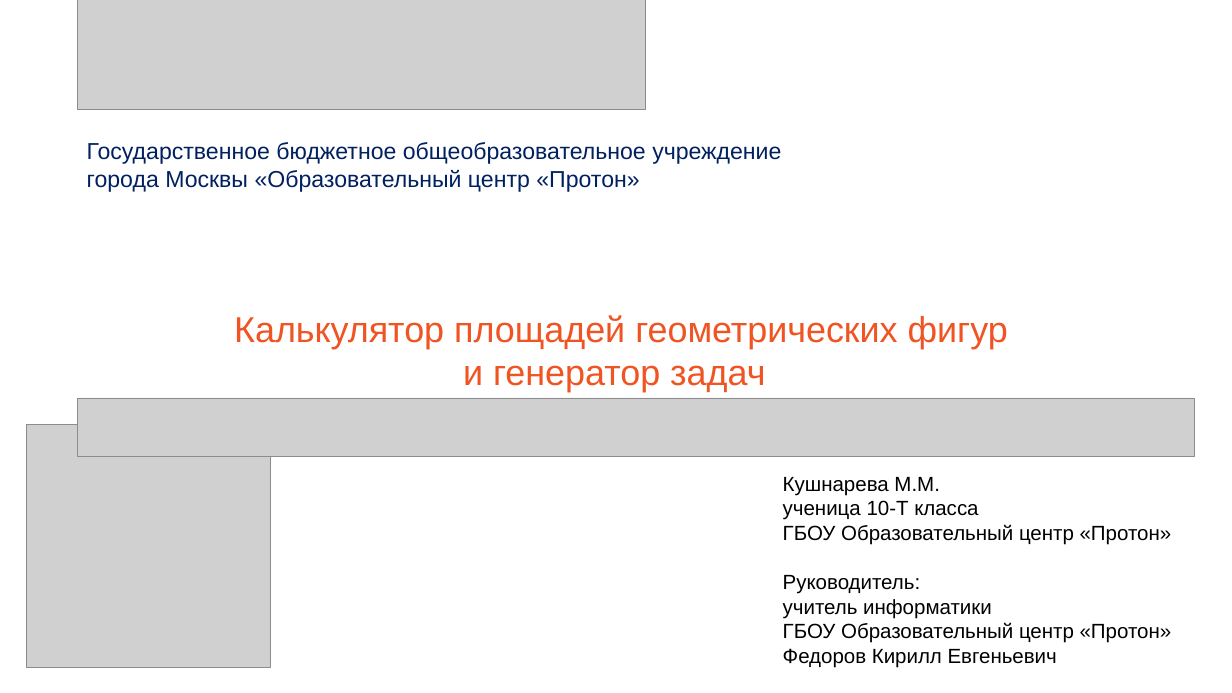
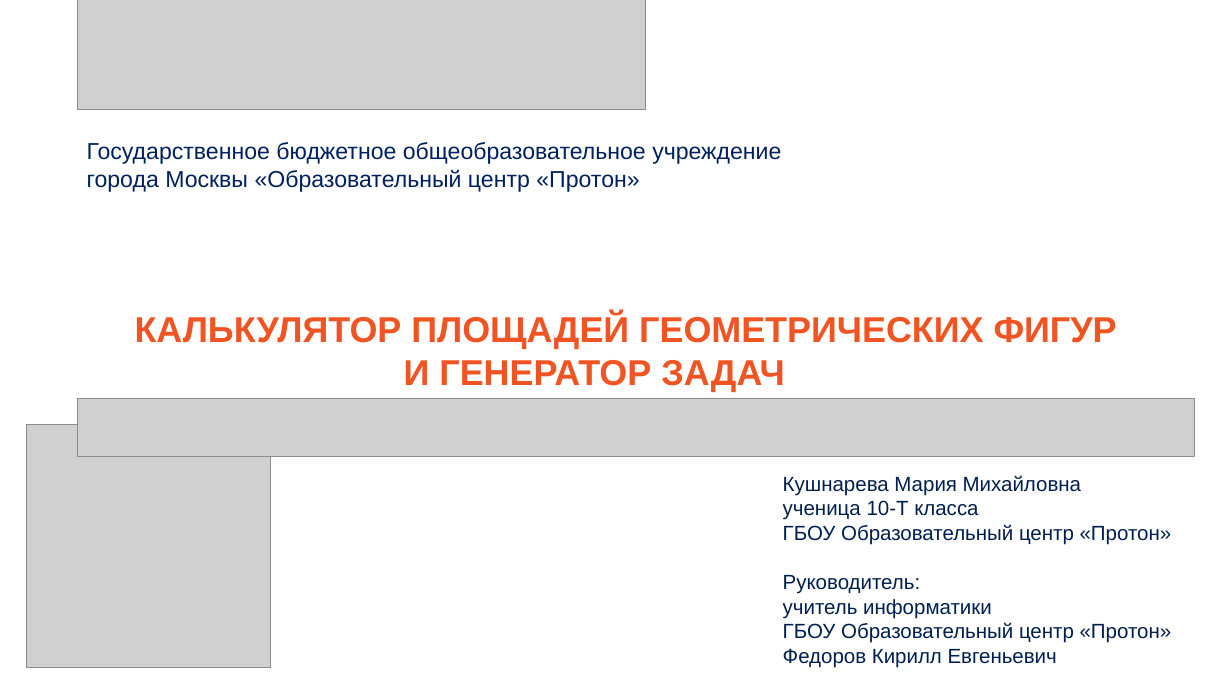
Before and after one commit to kuushma/calculat, a slide deck: slide 1 of documentation/презентация_калькулятор.pptx. Drawn at 1232x693 pixels with LibreOffice and Linux fonts; fonts in the diff are those of the drawing; grey boxes stand for pictures. Boxes give left, top, right and bottom in pixels: in the first picture for what was removed or moved away, otherwise in the second. Text is boxed around its words. In the diff, an @@ line names an element or a change of style, - is before the commit and + after.

```diff
--- a/documentation/презентация_калькулятор.pptx
+++ b/documentation/презентация_калькулятор.pptx
@@ text at bbox=[135, 314, 1117, 392]: text changed; bold on @@
-Калькулятор площадей геометрических фигур
-и генератор задач
+КАЛЬКУЛЯТОР ПЛОЩАДЕЙ ГЕОМЕТРИЧЕСКИХ ФИГУР
+И ГЕНЕРАТОР ЗАДАЧ
@@ text at bbox=[783, 475, 1081, 496]: text changed; text colour #000000 to #001F4F @@
-Кушнарева М.М.
+Кушнарева Мария Михайловна
@@ text at bbox=[783, 500, 1172, 668]: text colour #000000 to #001F4F in "ученица 10-Т класса", "ГБОУ Образовательный центр «Протон»", "Руководитель:", "учитель информатики" and 2 more places @@
```
Also in this commit, not shown: 7 other slides changed, 1 slide added, 1 other file.
